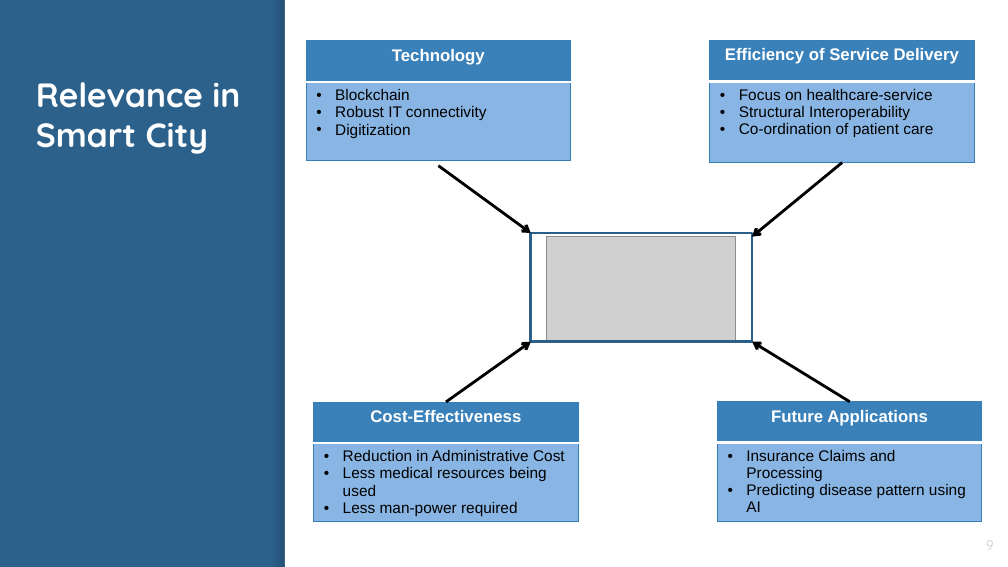
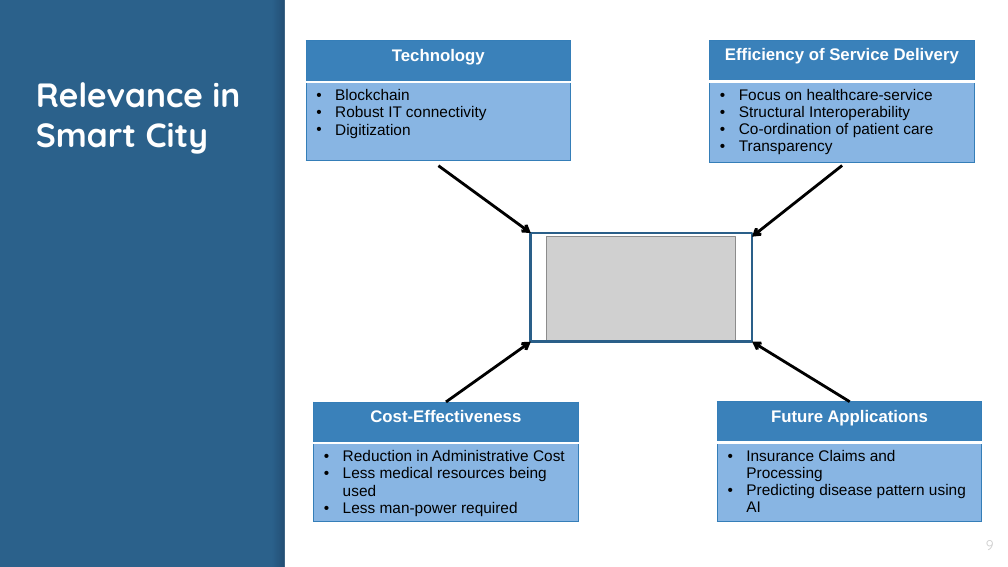
Before and after one commit to ShikharBhatt/NITI, a slide deck: slide 9 of niti aayog.pptx. Drawn at 1008x567 pixels with LibreOffice and Linux fonts; fonts in the diff are those of the drawing; grey boxes stand for pictures. Boxes give left, top, right and bottom in pixels: in the first picture for what was removed or moved away, otherwise in the second. Text is boxed around its words. In the diff, an @@ line names an element or a change of style, - is before the commit and + after.

```diff
--- a/niti aayog.pptx
+++ b/niti aayog.pptx
@@ table at (710,40,974,165) @@
-row 2, column 1: Focus on healthcare-service / Structural Interoperability / Co-ordination of patient care
+row 2, column 1: Focus on healthcare-service / Structural Interoperability / Co-ordination of patient care / Transparency
@@ arrow moved from (842, 162) - (752, 237) to (842, 165) - (752, 237) @@
```
Also in this commit, not shown: 2 other slides changed, 1 slide added, 1 other file.
